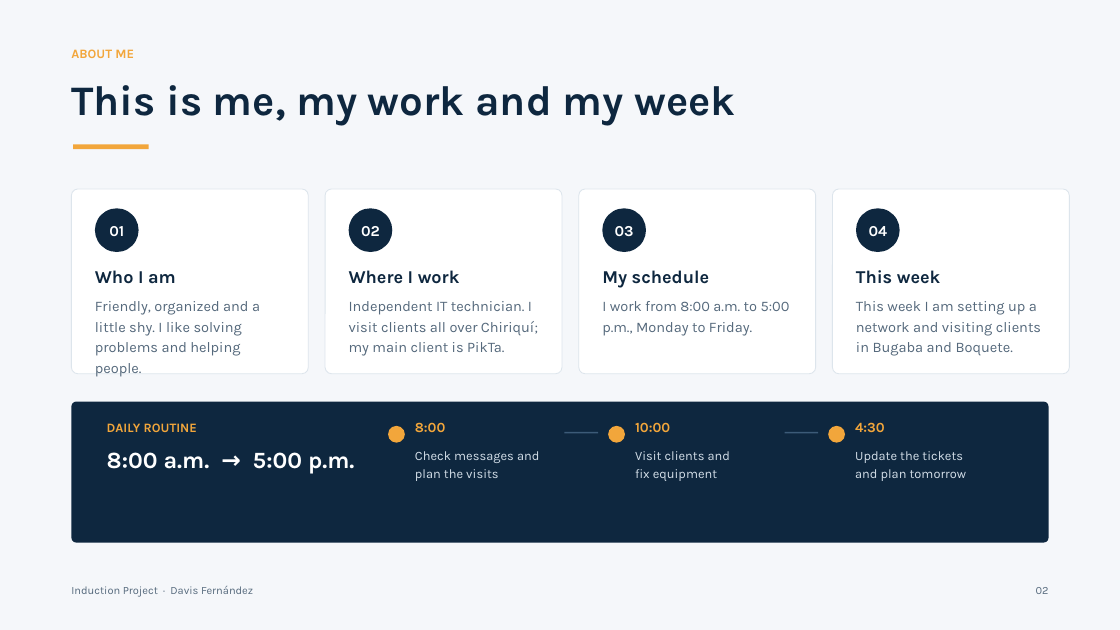
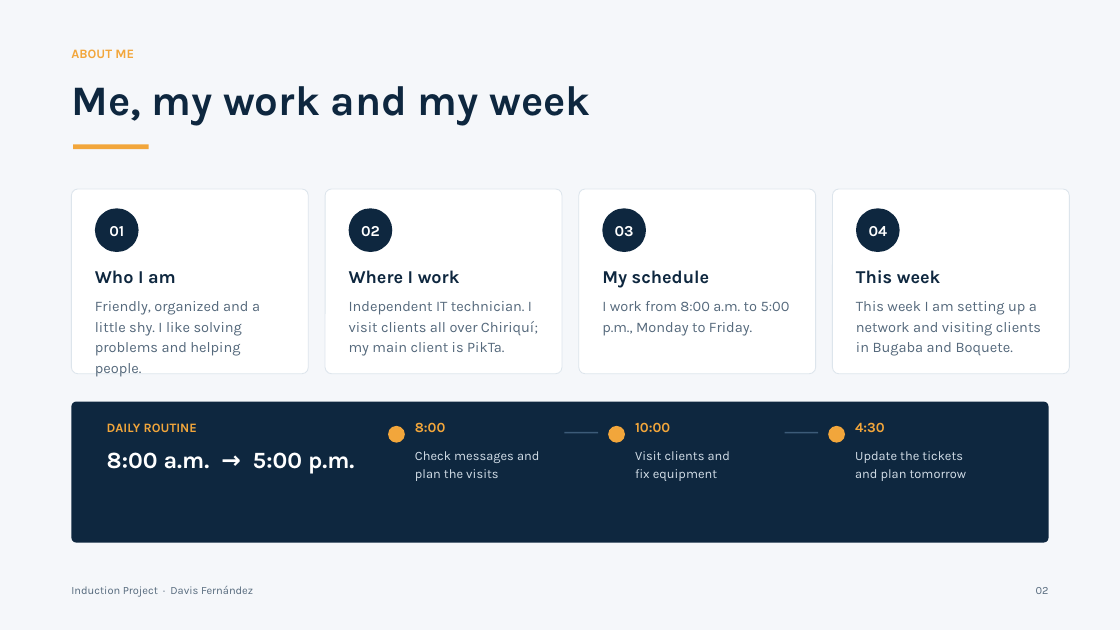
Before and after one commit to Davisday13/welcome-kit-induction, a slide deck: slide 2 of Induction_Project_Davis_Fernandez_FINAL.pptx. Drawn at 1120x630 pixels with LibreOffice and Linux fonts; fonts in the diff are those of the drawing. Boxes give left, top, right and bottom in pixels: in the first picture for what was removed or moved away, otherwise in the second. Text is boxed around its words. In the diff, an @@ line names an element or a change of style, - is before the commit and + after.

```diff
--- a/Induction_Project_Davis_Fernandez_FINAL.pptx
+++ b/Induction_Project_Davis_Fernandez_FINAL.pptx
@@ text at (71,86,590,126): text changed @@
-This is me, my work and my week
+Me, my work and my week
```
Also in this commit, not shown: 3 other slides changed, 6 other files.
